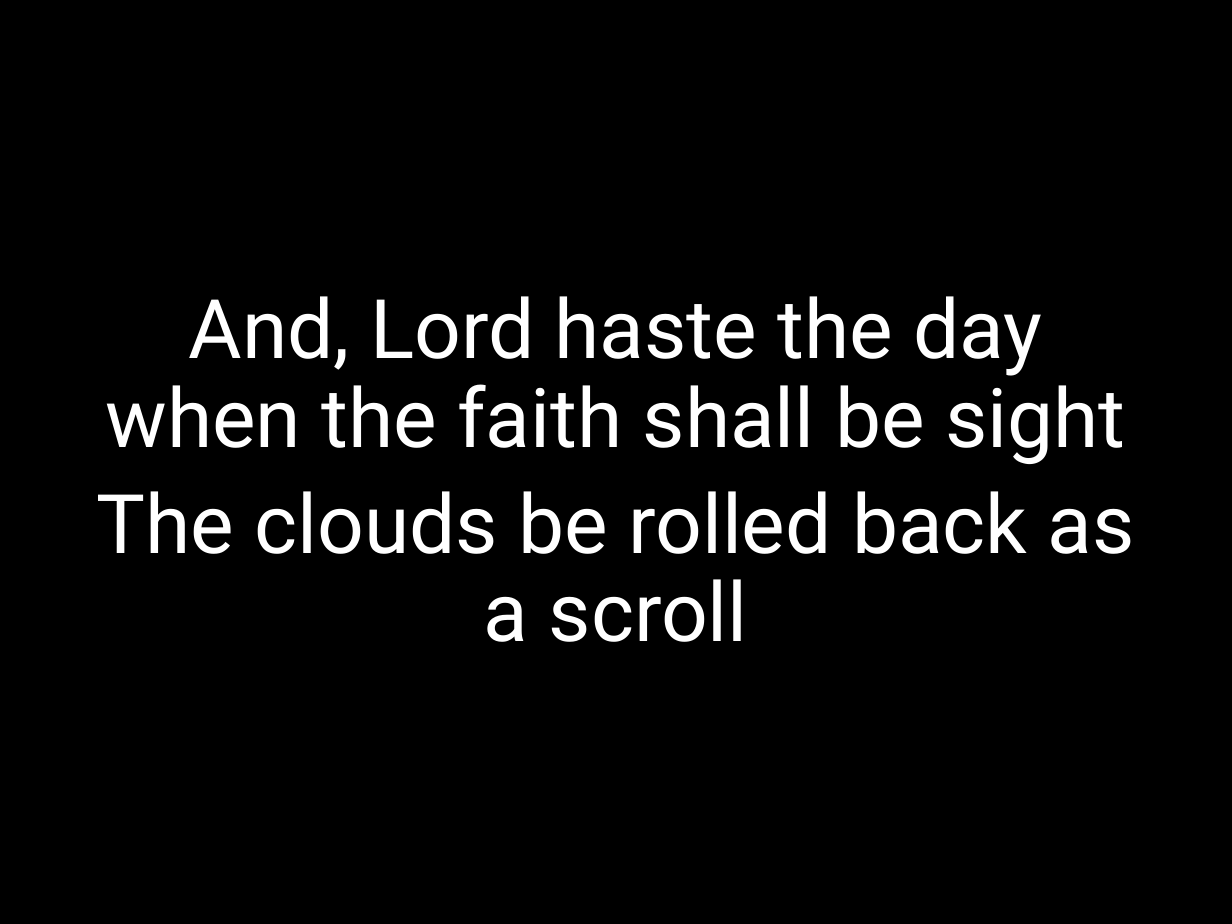
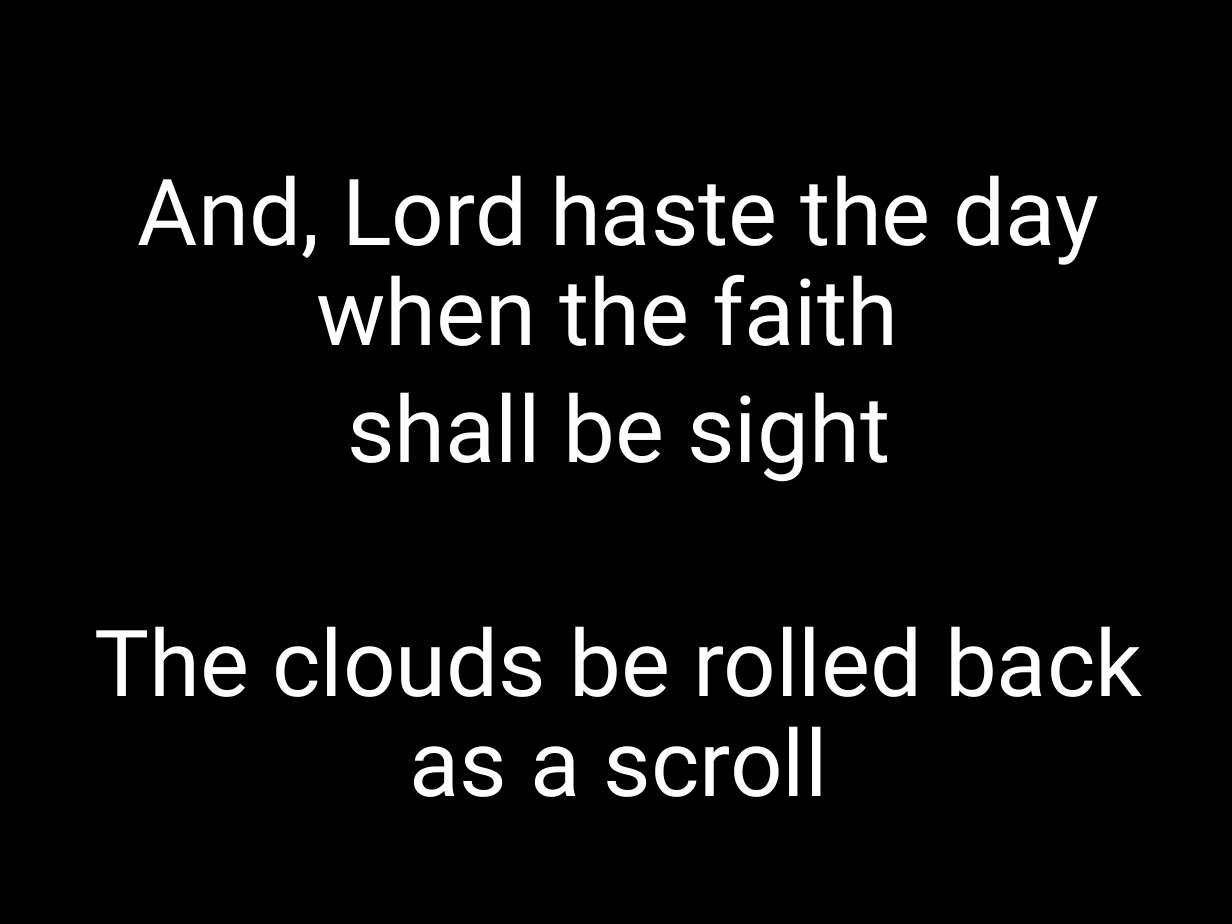
Before and after one commit to kendall412/worship, a slide deck: slide 11 of It Is Well.pptx. Drawn at 1232x924 pixels with LibreOffice and Linux fonts; fonts in the diff are those of the drawing. Boxes give left, top, right and bottom in pixels: in the first picture for what was removed or moved away, otherwise in the second. Text is boxed around its words. In the diff, an @@ line names an element or a change of style, - is before the commit and + after.

```diff
--- a/It Is Well.pptx
+++ b/It Is Well.pptx
@@ subtitle "And, Lord haste the day ...": place and size @@
-subtitle "And, Lord haste the day ..." at [96,296,1135,642]
+subtitle "And, Lord haste the day ..." at [95,175,1142,797]
@@ subtitle at [138,175,1099,482]: text changed; size 48 to 54 pt @@
-And, Lord haste the day when the faith shall be sight
+And, Lord haste the day when the faith
+shall be sight
@@ subtitle at [95,626,1142,797]: size 48 to 54 pt in "The clouds be rolled back as a ..." @@
```
Also in this commit, not shown: 11 other slides changed, 11 other files.
